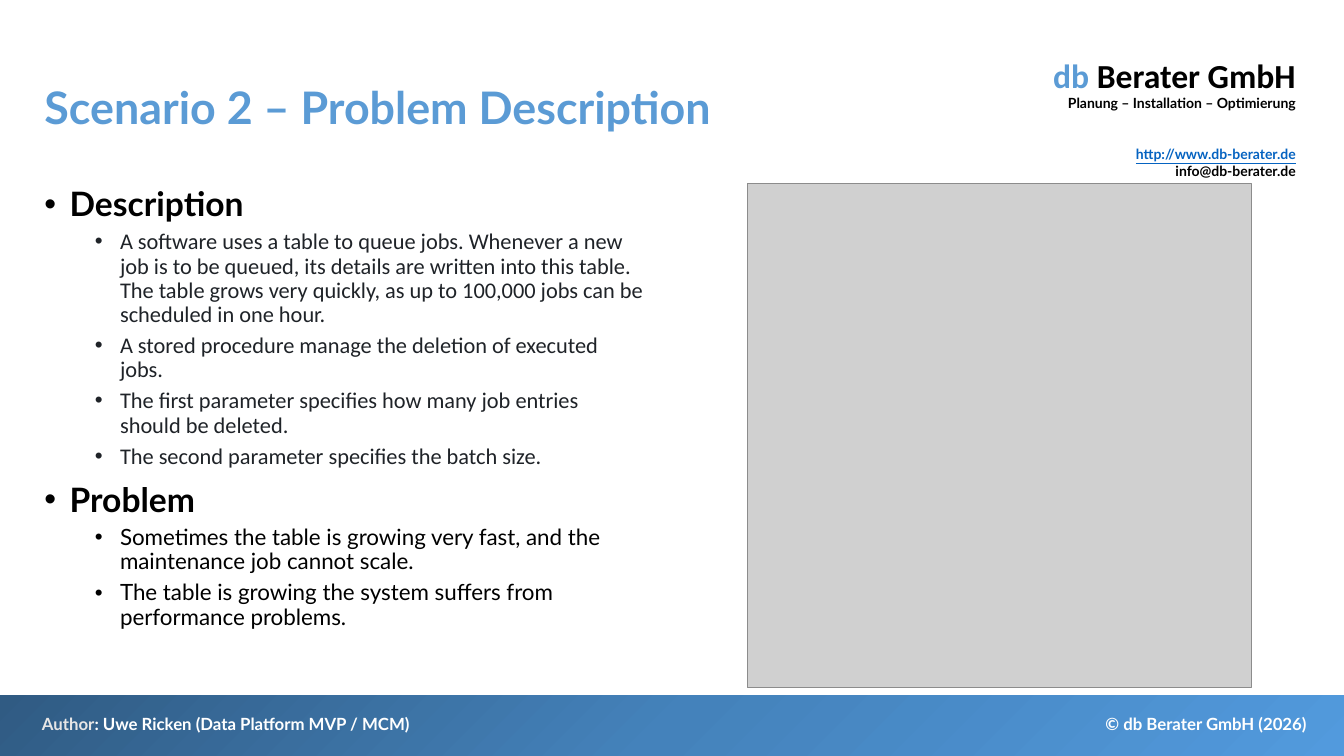
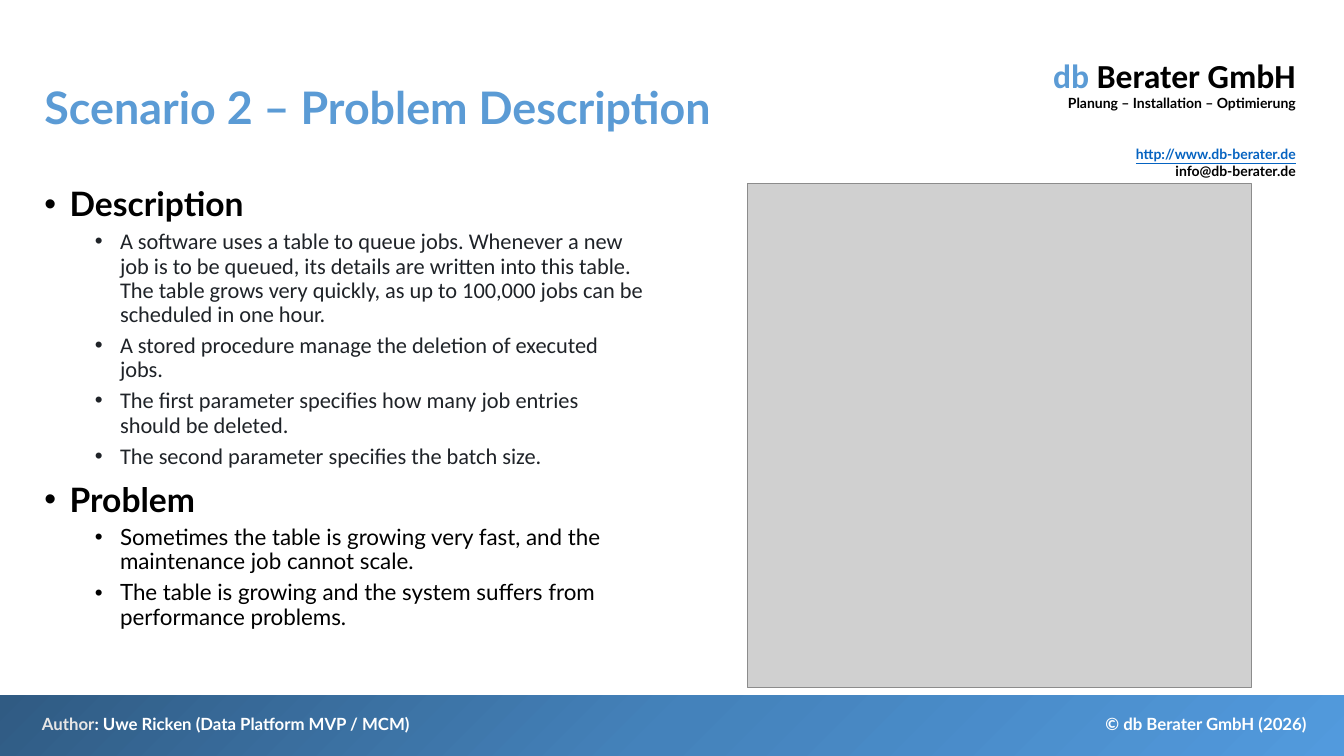
Before and after one commit to db-berater/speedup-your-sql-code, a slide deck: slide 23 of 01 - Documents and Preparation/Accelerate your T-SQL Code.pptx. Drawn at 1344x756 pixels with LibreOffice and Linux fonts; fonts in the diff are those of the drawing; grey boxes stand for pictures. Boxes give left, top, right and bottom in pixels: in the first picture for what was removed or moved away, otherwise in the second. Text is boxed around its words. In the diff, an @@ line names an element or a change of style, - is before the commit and + after.

Commit message:
rework of scenario #2 and scenario #3

```diff
--- a/01 - Documents and Preparation/Accelerate your T-SQL Code.pptx
+++ b/01 - Documents and Preparation/Accelerate your T-SQL Code.pptx
@@ text at (120, 583, 595, 629): text changed @@
-  • The table is growing the system suffers from performance problems.
+  • The table is growing and the system suffers from performance problems.
```
Also in this commit, not shown: 3 other slides changed, 15 other files.
